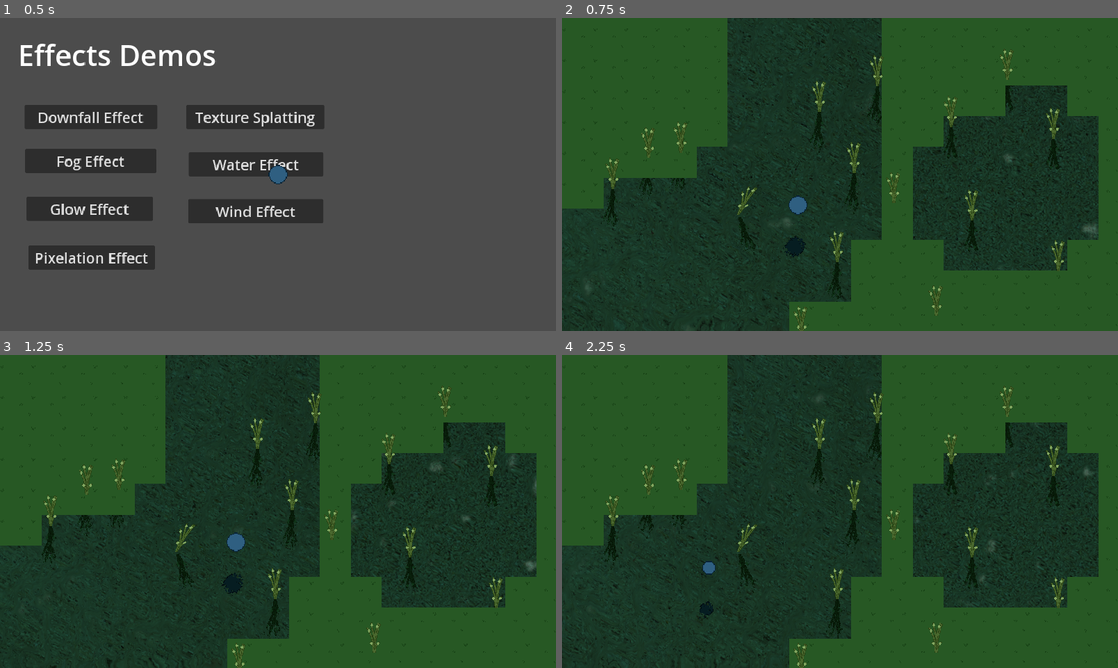
Above: before the commit, frames 1-4 (two rows, left to right).
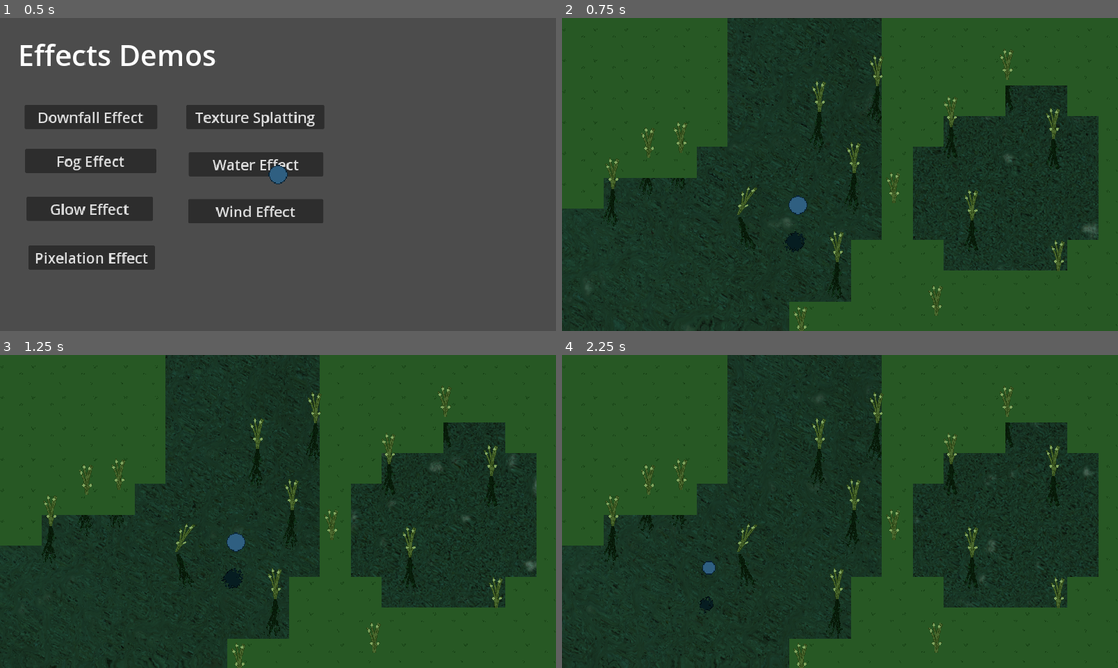
Above: after the commit, the same moments.

Repository: Cycrus/Godot-Special-Effects
Game: Godot game, scene res://effect_selection/effect_selection.tscn
Two runs of this game, one before a commit and one after it. Both use one fixed random seed, a clock stepped at 60 frames per second and the inputs below.
Inputs (mouse positions are in pixels of both pictures, inside the frame that each line leads up to):
- Up to frame 1 (0.5 s): no input
- Up to frame 2 (0.75 s): click "Water Effect" at 0.5 s
- Up to frame 3 (1.25 s): no input
- Up to frame 4 (2.25 s): tap Enter at 1.25 s; move the mouse to (962, 495) at 1.27 s; click (962, 495) at 1.42 s; move the mouse to (728, 527) at 2.02 s; click (728, 527) at 2.17 s

Frame 1 is identical in both runs. In frame 2, less than 0.1% of the frame differs, in the area x 39-44%, y 68-77%; in frame 3, less than 0.1%; in frame 4, less than 0.1%.

Commit message:
refactor: Cleaned mirror image controller for water surfaces and added documentation.

Diff:
--- a/effect_selection/global_resources/player.tscn
+++ b/effect_selection/global_resources/player.tscn
@@ -53,10 +53,12 @@
 texture = ExtResource("2_bf0y5")
 hframes = 4
 
-[node name="StaticBody2D" type="Area2D" parent="."]
+[node name="Body" type="Area2D" parent="."]
 metadata/moves_plants = true
+metadata/mirror_y_offset = 30.0
+metadata/mirrored = true
 
-[node name="Collider" type="CollisionShape2D" parent="StaticBody2D"]
+[node name="Collider" type="CollisionShape2D" parent="Body"]
 position = Vector2(0, 7)
 shape = SubResource("RectangleShape2D_35xmi")
 
--- a/water_effect/water_controller/water_mirror_controller.gd
+++ b/water_effect/water_controller/water_mirror_controller.gd
@@ -2,110 +2,165 @@
 extends Node2D
 
 
+@export_category("Water Settings")
+## Selects the shading material of the water surface.
+@export var water_material: ShaderMaterial:
+	set(value):
+		water_material = value
+		_set_water_material(water_material)
+@export_category("Mirror Image Settings")
+## If set the surface is able to mirror objects vertically.
 @export var do_mirror: bool = false
+## The detection shape of the mirror. All marked areas and bodys colliding with this shape are allowed to be mirrored.
 @export var mirror_detection_shape: Shape2D:
 	set(value):
 		mirror_detection_shape = value
 		_set_mirror_detection_shape(mirror_detection_shape)
-@export var water_material: ShaderMaterial:
-	set(value):
-		water_material = value
-		_set_water_material(water_material)
+## If set to true, the mirror detection shape is drawn in the editor. Useful to set the shape correctly.
 @export var show_mirror_detection_shape: bool = true:
 	set(value):
 		show_mirror_detection_shape = value
 		_show_mirror_detection_shape(show_mirror_detection_shape)
+## The meta tag (boolean set to true) all areas and bodies need to have to be mirrored by this surface.
+@export var mirrorable_meta_tag: String = "mirrored"
+## The meta tag (string) an area or body can have to enable a y offset on their mirrored image. Allows for a floating/flying impression.
+@export var mirror_y_offset_meta_tag: String = "mirror_y_offset"
+## The shader material of the mirrored image. Allows for natural distortion effects in the mirrored image.
 @export var mirror_image_material: ShaderMaterial
 
+
 var mirrored_objects: Dictionary = {}
+var perform_rescan: bool = false
+
+
+func _remove_unnecessary_body(body: Node2D) -> bool:
+	if not body.has_meta(mirrorable_meta_tag) or \
+	   not body.get_meta(mirrorable_meta_tag):
+		_remove_mirrored_object(body)
+		return true
+	return false
 
 
 # Called every frame. 'delta' is the elapsed time since the previous frame.
 func _process(delta: float) -> void:
 	if do_mirror:
-		_update_mirror_image()
+		for body in mirrored_objects:
+			var removed_body = _remove_unnecessary_body(body)
+			if not removed_body:
+				_update_mirror_image(body)
 	else:
 		if mirrored_objects.size() > 0:
 			mirrored_objects.clear()
 
 
-func _update_mirror_image() -> void:
-	for body in mirrored_objects:
-		var sprite = mirrored_objects[body]["sprite"]
-		var original_sprite = mirrored_objects[body]["original_sprite"]
-		var y_offset = mirrored_objects[body]["y_offset"]
-		sprite.global_position = body.global_position
-
-		# TODO: Manually copy the frame texture to the mirrored sprite
-		#       to avoid bleeding in of other animation frames.
-		var sprite_texture: CompressedTexture2D = original_sprite.texture
-		var texture_size: Vector2 = sprite_texture.get_size()
-		var frame_size: Vector2 = Vector2(texture_size.x / original_sprite.hframes,
-										  texture_size.y / original_sprite.vframes)
-		var curr_frame_pos : Vector2 = Vector2(frame_size.x * original_sprite.frame_coords.x, frame_size.y * original_sprite.frame_coords.y)
-		var original_texture: CompressedTexture2D = original_sprite.texture
-		var original_image: Image = original_texture.get_image()
-		var frame_rect: Rect2i = Rect2i(curr_frame_pos, frame_size)
-		var cropped_image: Image = original_image.get_region(frame_rect)
-		var cropped_texture: ImageTexture = ImageTexture.create_from_image(cropped_image)
-		sprite.texture = cropped_texture
+func _crop_current_animation_frame(original_sprite: Sprite2D, image_texture: Image) -> ImageTexture:
+	var texture_size: Vector2 = image_texture.get_size()
+	var frame_size: Vector2 = Vector2(texture_size.x / original_sprite.hframes,
+									  texture_size.y / original_sprite.vframes)
+	var curr_frame_pos : Vector2 = Vector2(frame_size.x * original_sprite.frame_coords.x, frame_size.y * original_sprite.frame_coords.y)
+	var frame_rect: Rect2i = Rect2i(curr_frame_pos, frame_size)
+	var cropped_image: Image = image_texture.get_region(frame_rect)
+	var cropped_texture: ImageTexture = ImageTexture.create_from_image(cropped_image)
+	return cropped_texture
 
 
-		sprite.global_position.y += sprite.texture.get_height() * sprite.global_scale.y + y_offset
-		sprite.hframes = 1
-		sprite.vframes = 1
-		sprite.frame = 0
-		sprite.frame_coords = Vector2(0, 0)
-		sprite.skew = original_sprite.skew * -1
+func _update_mirror_image(body: Node2D) -> void:
+	var sprite = mirrored_objects[body]["sprite"]
+	var original_sprite = mirrored_objects[body]["original_sprite"]
+	var image_texture = mirrored_objects[body]["texture_image"]
+	var y_offset = 0.0
+
+	var cropped_animation_frame: ImageTexture = _crop_current_animation_frame(original_sprite, image_texture)
+	sprite.texture = cropped_animation_frame
+
+	if body.has_meta(mirror_y_offset_meta_tag):
+		y_offset = body.get_meta(mirror_y_offset_meta_tag)
+		sprite.material.set("shader_parameter/floating_image", true)
+	else:
+		sprite.material.set("shader_parameter/floating_image", false)
+
+	sprite.global_position = original_sprite.global_position
+	sprite.global_position.y += sprite.texture.get_height() * sprite.global_scale.y + y_offset
+	sprite.skew = original_sprite.skew * -1
+	sprite.scale = Vector2(original_sprite.global_scale.x / global_scale.x,
+						   original_sprite.global_scale.y / global_scale.y)
+
+
+func _extract_texture_image(sprite: Sprite2D) -> Image:
+	var texture_image: Image = sprite.texture.get_image()
+	return texture_image
+
+
+func _prepare_mirrored_sprite(mirrored_sprite_dict: Dictionary) -> void:
+	mirrored_sprite_dict["sprite"].z_index = z_index + 1
+	mirrored_sprite_dict["sprite"].flip_v = true
+	mirrored_sprite_dict["sprite"].hframes = 1
+	mirrored_sprite_dict["sprite"].vframes = 1
+	mirrored_sprite_dict["sprite"].frame = 0
+	mirrored_sprite_dict["sprite"].frame_coords = Vector2(0, 0)
+	mirrored_sprite_dict["sprite"].material = mirror_image_material.duplicate()
+	mirrored_sprite_dict["sprite"].material.shader = mirror_image_material.shader.duplicate()
 
 
 func _add_mirrored_object(body: Node2D) -> void:
-	if do_mirror:
-		var sprite: Sprite2D = null
-		for node in body.get_parent().get_children():
-			if node is Sprite2D:
-				sprite = node
-				break
-		if sprite == null:
-			return
-		mirrored_objects[body] = {
-			"sprite": sprite.duplicate(),
-			"original_sprite": sprite,
-			"y_offset": 0.0
-		}
-		add_child(mirrored_objects[body]["sprite"])
-		mirrored_objects[body]["sprite"].z_index = z_index + 1
-		mirrored_objects[body]["sprite"].flip_v = true
-		mirrored_objects[body]["sprite"].global_position = sprite.global_position
-		mirrored_objects[body]["sprite"].scale = Vector2(sprite.global_scale.x / global_scale.x,
-												   		 sprite.global_scale.y / global_scale.y)
-		mirrored_objects[body]["sprite"].material = mirror_image_material.duplicate()
-		mirrored_objects[body]["sprite"].material.shader = mirror_image_material.shader.duplicate()
-		if body.get_parent().has_meta("mirror_offset"):
-			mirrored_objects[body]["y_offset"] = body.get_parent().get_meta("mirror_offset")
-			mirrored_objects[body]["sprite"].material.set("shader_parameter/floating_image", true)
-		else:
-			mirrored_objects[body]["sprite"].material.set("shader_parameter/floating_image", false)
+	if not do_mirror:
+		return
+	if not body.has_meta(mirrorable_meta_tag) or \
+	   not body.get_meta(mirrorable_meta_tag):
+		return
+	if mirrored_objects.has(body):
+		return
+
+	var sprite: Sprite2D = null
+	for node in body.get_parent().get_children():
+		if node is Sprite2D:
+			sprite = node
+			break
+	if sprite == null:
+		return
+
+	var full_texture_image = _extract_texture_image(sprite)
+	mirrored_objects[body] = {
+		"sprite": sprite.duplicate(),
+		"original_sprite": sprite,
+		"texture_image": full_texture_image
+	}
+	_prepare_mirrored_sprite(mirrored_objects[body])
+	_update_mirror_image(body)
+	add_child(mirrored_objects[body]["sprite"])
 
 
 func _remove_mirrored_object(body: Node2D) -> void:
-	if do_mirror:
-		if not mirrored_objects.has(body):
-			return
-		mirrored_objects[body]["sprite"].queue_free()
-		mirrored_objects.erase(body)
+	if not mirrored_objects.has(body):
+		return
+	if perform_rescan:
+		return
+	mirrored_objects[body]["sprite"].queue_free()
+	mirrored_objects.erase(body)
+
 
 func _set_mirror_detection_shape(mirror_detection_shape: Shape2D) -> void:
 	if $MirrorArea/MirrorCollisionObject:
 		$MirrorArea/MirrorCollisionObject.shape = mirror_detection_shape
 
+
 func _set_water_material(water_material: ShaderMaterial) -> void:
 	if $WaterSurface:
 		$WaterSurface.material = water_material
 
+
 func _show_mirror_detection_shape(show_mirror_detection_shape: bool) -> void:
 	if $MirrorArea/MirrorCollisionObject:
 		$MirrorArea/MirrorCollisionObject.visible = show_mirror_detection_shape
+
+
+func rescan_mirrored_objects():
+	perform_rescan = true
+	$MirrorArea/MirrorCollisionObject.disabled = true
+	await get_tree().process_frame
+	$MirrorArea/MirrorCollisionObject.disabled = false
+	perform_rescan = false
+
 
 func _on_area_2d_area_entered(area: Area2D) -> void:
 	_add_mirrored_object(area)
--- a/water_effect/water_shading_scene.tscn
+++ b/water_effect/water_shading_scene.tscn
@@ -20,9 +20,6 @@
 [sub_resource type="CapsuleShape2D" id="CapsuleShape2D_ba31o"]
 radius = 21.0
 height = 72.0
-
-[sub_resource type="RectangleShape2D" id="RectangleShape2D_knx17"]
-size = Vector2(67.135, 73.67)
 
 [sub_resource type="FastNoiseLite" id="FastNoiseLite_a40e7"]
 
@@ -49,6 +46,9 @@
 shader_parameter/noise1 = SubResource("NoiseTexture2D_emtyi")
 shader_parameter/noise2 = SubResource("NoiseTexture2D_d2rhq")
 
+[sub_resource type="RectangleShape2D" id="RectangleShape2D_knx17"]
+size = Vector2(67.135, 73.67)
+
 [sub_resource type="FastNoiseLite" id="FastNoiseLite_cx3ub"]
 
 [sub_resource type="NoiseTexture2D" id="NoiseTexture2D_hvxdb"]
@@ -70,9 +70,6 @@
 shader_parameter/floating_image = false
 shader_parameter/noise1 = SubResource("NoiseTexture2D_hvxdb")
 shader_parameter/noise2 = SubResource("NoiseTexture2D_8aruu")
-
-[sub_resource type="RectangleShape2D" id="RectangleShape2D_xk6ck"]
-size = Vector2(64.73, 64.39)
 
 [sub_resource type="FastNoiseLite" id="FastNoiseLite_yp4y8"]
 
@@ -103,6 +100,9 @@
 shader_parameter/noise1 = SubResource("NoiseTexture2D_20b6r")
 shader_parameter/noise2 = SubResource("NoiseTexture2D_pkboy")
 
+[sub_resource type="RectangleShape2D" id="RectangleShape2D_xk6ck"]
+size = Vector2(64.73, 64.39)
+
 [sub_resource type="FastNoiseLite" id="FastNoiseLite_kiw2u"]
 
 [sub_resource type="NoiseTexture2D" id="NoiseTexture2D_p3qe3"]
@@ -459,7 +459,6 @@
 [node name="Player" parent="." instance=ExtResource("1_mw6tm")]
 z_index = 1
 position = Vector2(288, 220)
-metadata/mirror_offset = 40.0
 
 [node name="Camera2D" type="Camera2D" parent="."]
 position = Vector2(617, 239)
--- a/wind_effect/example_resources/player_behavior.gd
+++ b/wind_effect/example_resources/player_behavior.gd
@@ -12,3 +12,28 @@
 func _process(_delta: float) -> void:
 	var cursor_pos = get_viewport().get_mouse_position()
 	global_position = cursor_pos
+
+
+func _input(event: InputEvent) -> void:
+	if event is InputEventMouseButton:
+		if event.button_index == MOUSE_BUTTON_MIDDLE:
+			if event.pressed:
+				var mirrored = not $Body.get_meta("mirrored")
+				$Body.set_meta("mirrored", mirrored)
+				var plant_mover = not $Body.get_meta("moves_plants")
+				$Body.set_meta("moves_plants", plant_mover)
+				for node in get_parent().get_children():
+					if node.has_method("rescan_mirrored_objects"):
+						node.rescan_mirrored_objects()
+				print("Toggled mirrored")
+				print("Toggled plant mover")
+				print("")
+		if event.button_index == MOUSE_BUTTON_RIGHT:
+			if event.pressed:
+				var mirror_y_offset = $Body.get_meta("mirror_y_offset")
+				mirror_y_offset += 10
+				if mirror_y_offset > 50:
+					mirror_y_offset = 0
+				$Body.set_meta("mirror_y_offset", mirror_y_offset)
+				print("Increased mirror_y_offset")
+				print("")
--- a/wind_effect/plant_motion_controller/plant_motion_controller.gd
+++ b/wind_effect/plant_motion_controller/plant_motion_controller.gd
@@ -89,7 +89,7 @@
 
 func _get_body_distance_vector(body: Node2D) -> Vector2:
 	var origin = global_position
-	origin.y += skewed_sprite.get_rect().size.y / 2 # Constant offset from bottom of grass object
+	origin.y += skewed_sprite.get_rect().size.y / 2
 	return body.global_position - origin
 
 
Not shown: 2 places in water_effect/water_shading_scene.tscn that only renumber resources
